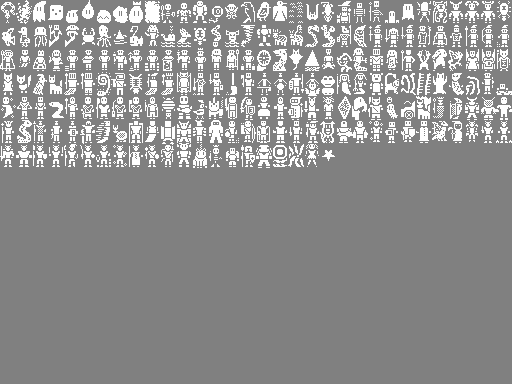
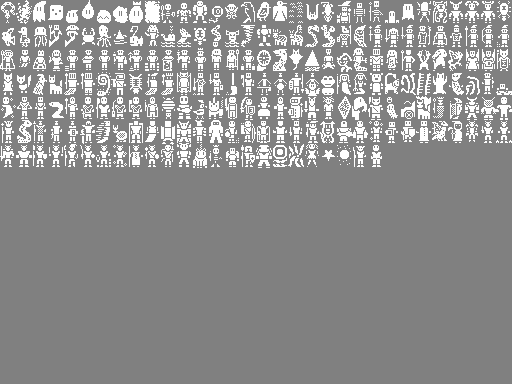
Revision of a layered 512x384 image; what changed, layer by layer:
painted on "Background" over (x1=337, y1=145, x2=382, y2=167)
